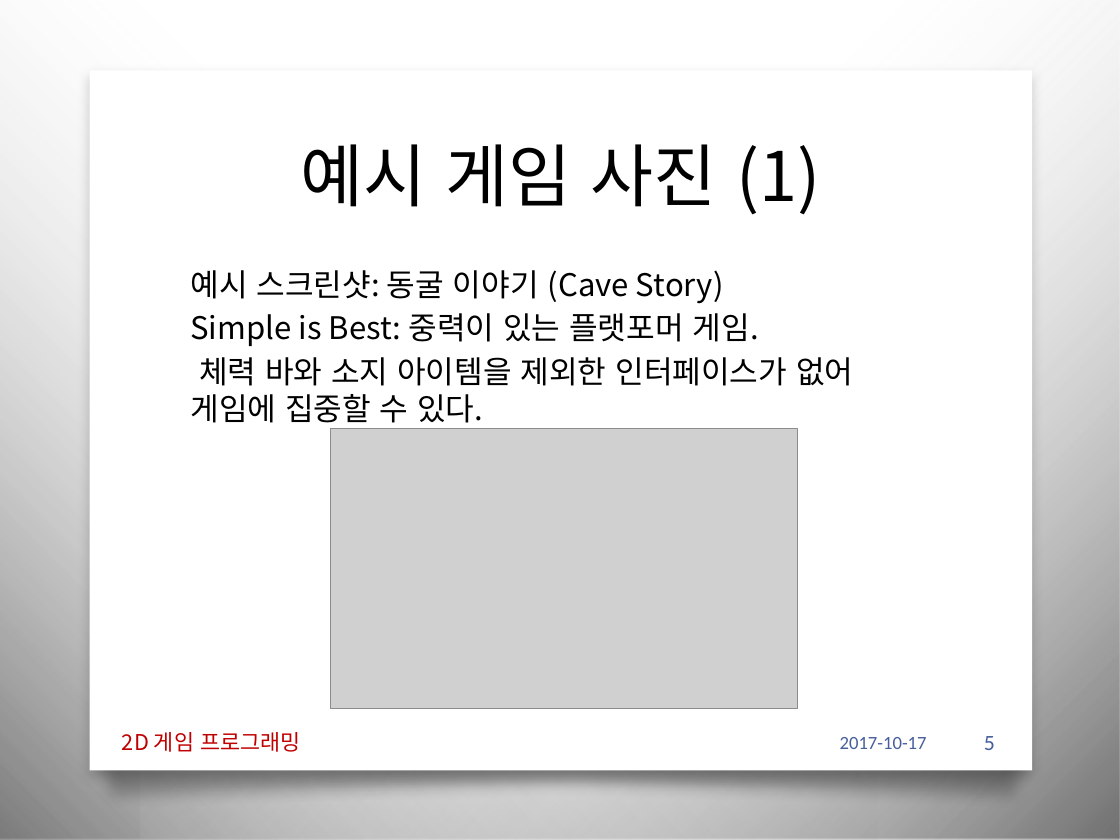
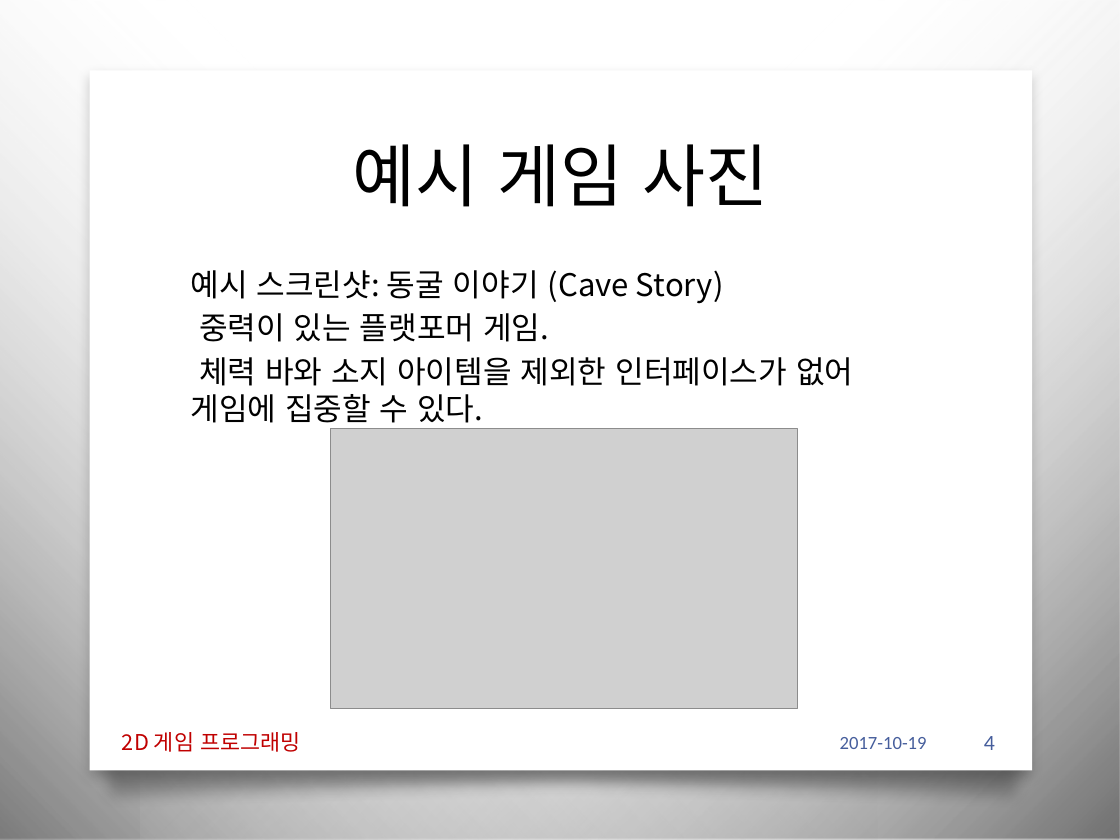
Before and after one commit to iconstudio/2017-Platformer, a slide deck: slide 4 of slides/2016180042_진윤성_2DGP_1차발표.pptx (slide 5 before the commit). Drawn at 1120x840 pixels with LibreOffice and Linux fonts; fonts in the diff are those of the drawing; grey boxes stand for pictures; background and template pictures are left out. Boxes give left, top, right and bottom in pixels: in the first picture for what was removed or moved away, otherwise in the second. Text is boxed around its words. In the diff, an @@ line names an element or a change of style, - is before the commit and + after.

```diff
--- a/slides/2016180042_진윤성_2DGP_1차발표.pptx
+++ b/slides/2016180042_진윤성_2DGP_1차발표.pptx
@@ title at [352,144,769,207]: text changed @@
-예시 게임 사진 (1)
+예시 게임 사진
@@ text at [199,313,549,342]: text changed @@
-Simple is Best: 중력이 있는 플랫포머 게임.
+중력이 있는 플랫포머 게임.
@@ text at [840,737,927,749]: text changed @@
-2017-10-17
+2017-10-19
@@ page number at [984,736,995,750]: text changed @@
-5
+4
```
Also in this commit, not shown: 10 other slides changed, 2 slides added, 4 slides removed, 1 other file.
